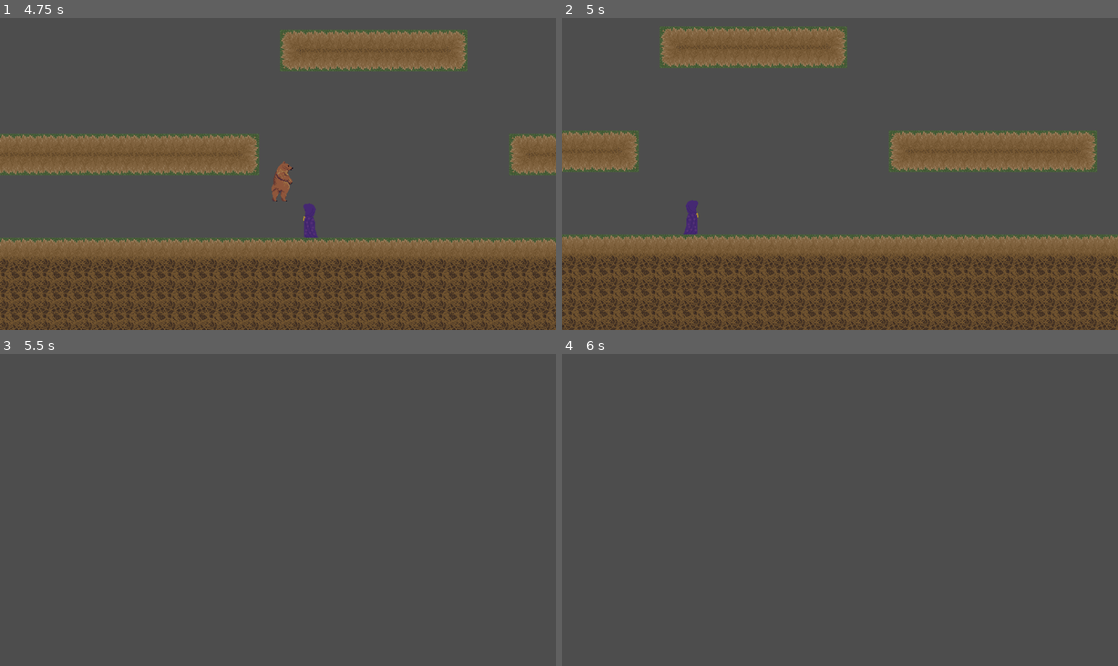
Above: before the commit, frames 1-4 (two rows, left to right).
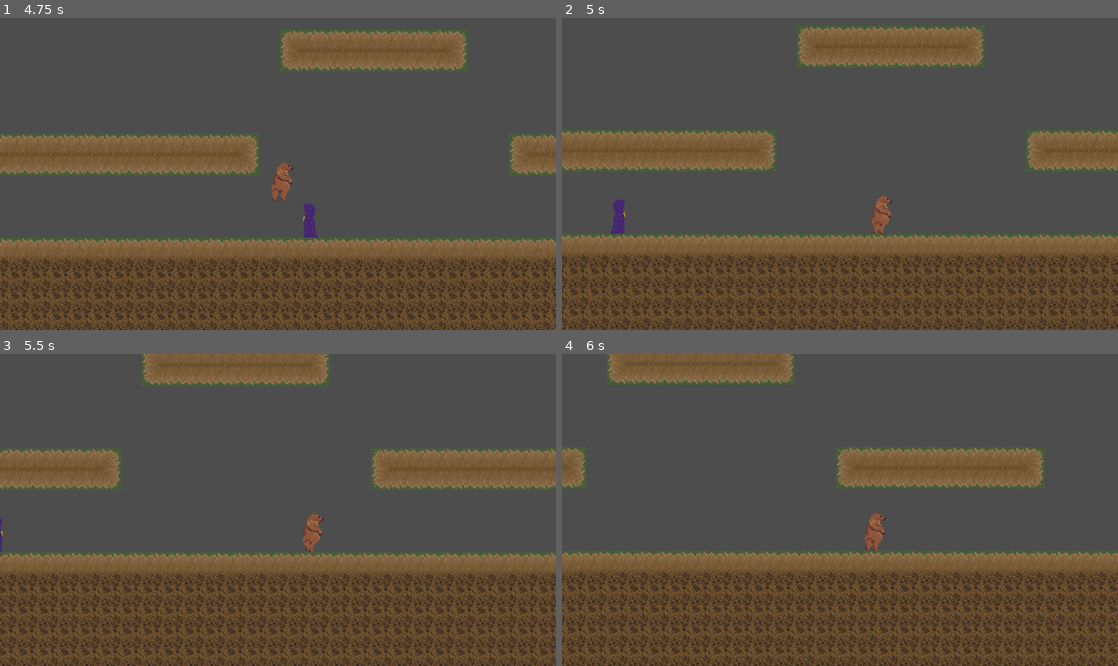
Above: after the commit, the same moments.

Repository: WinterAtne/Cancer_Bear
Game: Godot game, scene res://scenes/main.tscn
The game is run twice, just before and just after one commit, with the same random seed, the same clock (stepped at 60 frames per second) and the same inputs. The engine's default icon, where the game draws it, is replaced by a stand-in: a white triangle on a blue panel in a dark square.
Inputs:
- Up to frame 1 (4.75 s): hold D (right) 0.53-2.03 s; tap 1 (spell_1) at 0.6, 4.35 s; tap W (up) at 0.77, 1.52, 3.02, 3.77, 4.52 s; tap 2 (spell_2) at 1.35 s; hold A (left) 2.03-4.28 s; tap 3 (spell_3) at 2.1 s; tap 4 (spell_4) at 2.85 s; tap 5 (spell_5) at 3.6 s; hold D (right) from 4.28 s (still down)
- Up to frame 2 (5 s): keep holding D (right)
- Up to frame 3 (5.5 s): keep holding D (right); tap 2 (spell_2) at 5.1 s
- Up to frame 4 (6 s): keep holding D (right); tap 3 (spell_3) at 5.85 s

Frame 1 is identical in both runs. In frame 2, 24% of the frame differs, in the area x 0-100%, y 2-100%; in frame 3, 46%, in the area x 0-100%, y 0-100%; in frame 4, 45%.

Commit message:
Robbed person now does damage

Diff:
--- a/project.godot
+++ b/project.godot
@@ -85,6 +85,12 @@
 ]
 }
 
+[layer_names]
+
+2d_physics/layer_10="general_damage"
+2d_physics/layer_11="anti_player_damage"
+2d_physics/layer_12="anti_ai_damage"
+
 [rendering]
 
 textures/canvas_textures/default_texture_filter=0
--- a/scenes/enemies/enemy.tscn
+++ b/scenes/enemies/enemy.tscn
@@ -17,3 +17,5 @@
 
 [node name="HitBox" parent="." instance=ExtResource("3_g5od6")]
 unique_name_in_owner = true
+collision_layer = 0
+collision_mask = 2560
--- a/scenes/enemies/robbed_people/robbed_person.tscn
+++ b/scenes/enemies/robbed_people/robbed_person.tscn
@@ -1,9 +1,10 @@
-[gd_scene load_steps=6 format=3 uid="uid://cqecak1mh1jv2"]
+[gd_scene load_steps=7 format=3 uid="uid://cqecak1mh1jv2"]
 
 [ext_resource type="PackedScene" uid="uid://dt0nuu2f2y5u7" path="res://scenes/enemies/enemy.tscn" id="1_hmv1i"]
 [ext_resource type="Script" path="res://scenes/enemies/robbed_people/robbed_person.gd" id="2_qj4dn"]
 [ext_resource type="Texture2D" uid="uid://47jr7urdo1ev" path="res://assets/robed_person.png" id="2_t0hy6"]
 [ext_resource type="Resource" uid="uid://bk2vbp3y7otpw" path="res://scenes/enemies/robbed_people/robbed_person.tres" id="3_becgt"]
+[ext_resource type="PackedScene" uid="uid://divvoqg2q1e68" path="res://scenes/damage_system/hurt_box.tscn" id="5_imkx8"]
 
 [sub_resource type="CapsuleShape2D" id="CapsuleShape2D_am3ep"]
 height = 52.0
@@ -29,3 +30,11 @@
 [node name="CollisionShape2D" type="CollisionShape2D" parent="." index="3"]
 position = Vector2(0, -26)
 shape = SubResource("CapsuleShape2D_am3ep")
+
+[node name="HurtBox" parent="." index="4" instance=ExtResource("5_imkx8")]
+collision_layer = 1024
+collision_mask = 0
+
+[node name="CollisionShape2D" type="CollisionShape2D" parent="HurtBox" index="0"]
+position = Vector2(0, -26)
+shape = SubResource("CapsuleShape2D_am3ep")
--- a/scenes/player/player.gd
+++ b/scenes/player/player.gd
@@ -131,6 +131,7 @@
 #Health & Damage
 func take_damage(damage : int, health : int) -> void:
 	player_hit.emit(damage, health)
+	print(health)
 
 
 func die() -> void:
--- a/scenes/player/player.tscn
+++ b/scenes/player/player.tscn
@@ -80,6 +80,8 @@
 
 [node name="HitBox" parent="." instance=ExtResource("4_ckdkk")]
 unique_name_in_owner = true
+collision_layer = 0
+collision_mask = 1536
 
 [node name="CollisionShape" type="CollisionShape2D" parent="HitBox"]
 visible = false
